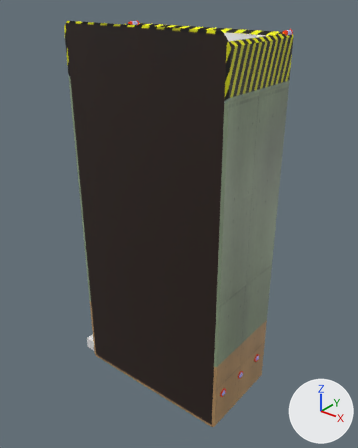
Two versions of the FBX model Assets/hangar2.fbx, one commit apart.
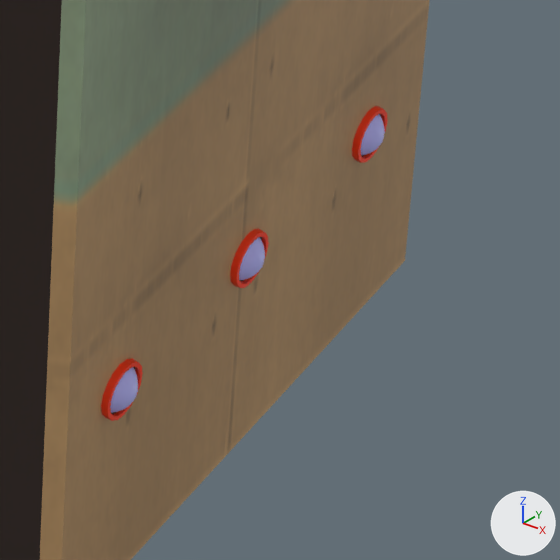
Each version appears first whole from a 50 mm camera at (0.187, -0.207, 0.236) aimed at (0.002, 0.025, 0.092), and next in a close-up on the part from 58% to 79% of the width and 76% to 93% of the height. The lights are fixed; the arrows at lower right show +X, +Y and +Z. Objects named as collision shapes, trigger or cutter boxes, shadow casters or lower levels of detail are left out. Where no turn or scale is listed for an object, it has been applied to the vertices.

The older version as bpy lines, for what is in view:
```python
me_hangar2 = bpy.data.meshes.new('hangar2')
me_hangar2.from_pydata(...)  # 50 vertices, 55 faces; spans x -5.8..5.8, y -5.4..0.9, z -2.9..21.7
me_hangar2.materials.append(mat_hangar__hangar_png)  # picture img_hangar_png
me_window_003 = bpy.data.meshes.new('window_003')
me_window_003.from_pydata(...)  # 129 vertices, 128 faces; spans x 0.00258..0.00434, y -0.0028..0.0028, z -0.0028..0.0028
me_window_003.materials.append(mat_window_004__window_png_004)  # picture img_window_png
me_window_004 = bpy.data.meshes.new('window_004')
me_window_004.from_pydata(...)  # 129 vertices, 128 faces; spans x 0.00258..0.00434, y -0.0028..0.0028, z -0.0028..0.0028
me_window_004.materials.append(mat_window_004__window_png_004)  # picture img_window_png
me_window_005 = bpy.data.meshes.new('window_005')
me_window_005.from_pydata(...)  # 129 vertices, 128 faces; spans x 0.00258..0.00434, y -0.0028..0.0028, z -0.0028..0.0028
me_window_005.materials.append(mat_window_004__window_png_004)  # picture img_window_png
ob_hangar2 = bpy.data.objects.new('hangar2', me_hangar2)
ob_hangar2.location = (0.0, 0.0, 0.0)
ob_hangar2.rotation_euler = (0.0, 0.0, 3.142)  # degrees (0, 0, 180)
ob_hangar2.scale = (0.01, 0.01, 0.01)
ob_window_003 = bpy.data.objects.new('window_003', me_window_003)
ob_window_003.location = (0.055, 0.0428, -0.0032)
ob_window_004 = bpy.data.objects.new('window_004', me_window_004)
ob_window_004.location = (0.055, 0.0212, -0.0032)
ob_window_005 = bpy.data.objects.new('window_005', me_window_005)
ob_window_005.location = (0.055, 0.0003, -0.0032)
```
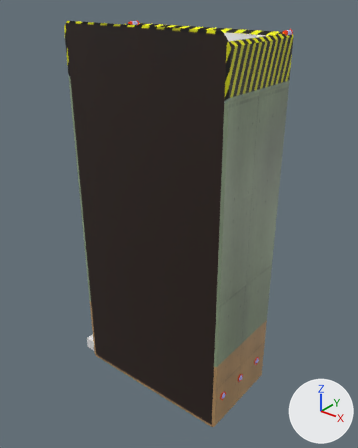
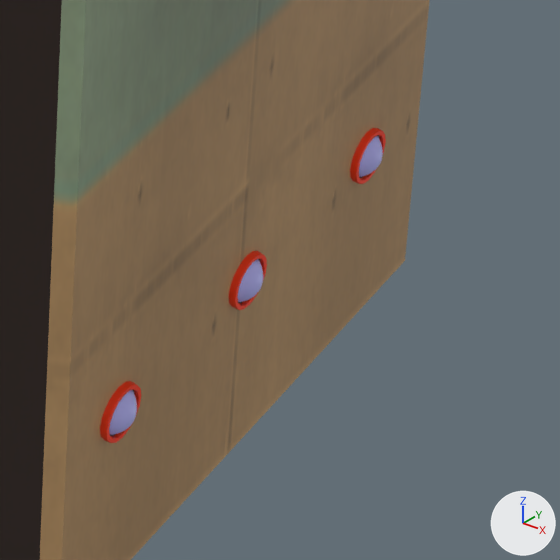
The change, as a diff of the scene's bpy script:
```diff
--- a/Assets/hangar2.fbx.py
+++ b/Assets/hangar2.fbx.py
@@ ob_window_005 @@
 ob_window_005 = bpy.data.objects.new('window_005', me_window_005)
-ob_window_005.location = (0.055, 0.0003, -0.0032)
+ob_window_005.location = (0.055, 0.0003, -0.0058)
@@ ob_window_003 @@
 ob_window_003 = bpy.data.objects.new('window_003', me_window_003)
-ob_window_003.location = (0.055, 0.0428, -0.0032)
+ob_window_003.location = (0.055, 0.0428, -0.0058)
@@ ob_window_004 @@
 ob_window_004 = bpy.data.objects.new('window_004', me_window_004)
-ob_window_004.location = (0.055, 0.0212, -0.0032)
+ob_window_004.location = (0.055, 0.0212, -0.0058)
```

Location of each change, (x1, y1, x2, y2) in pixels of the close-ups (560 x 560 px):
'window_005', moved
    before: (101, 358, 143, 421)
    after: (100, 381, 141, 443)
'window_004', moved
    before: (230, 229, 269, 288)
    after: (229, 251, 267, 310)
'window_003', moved
    before: (352, 106, 388, 163)
    after: (350, 128, 386, 184)
